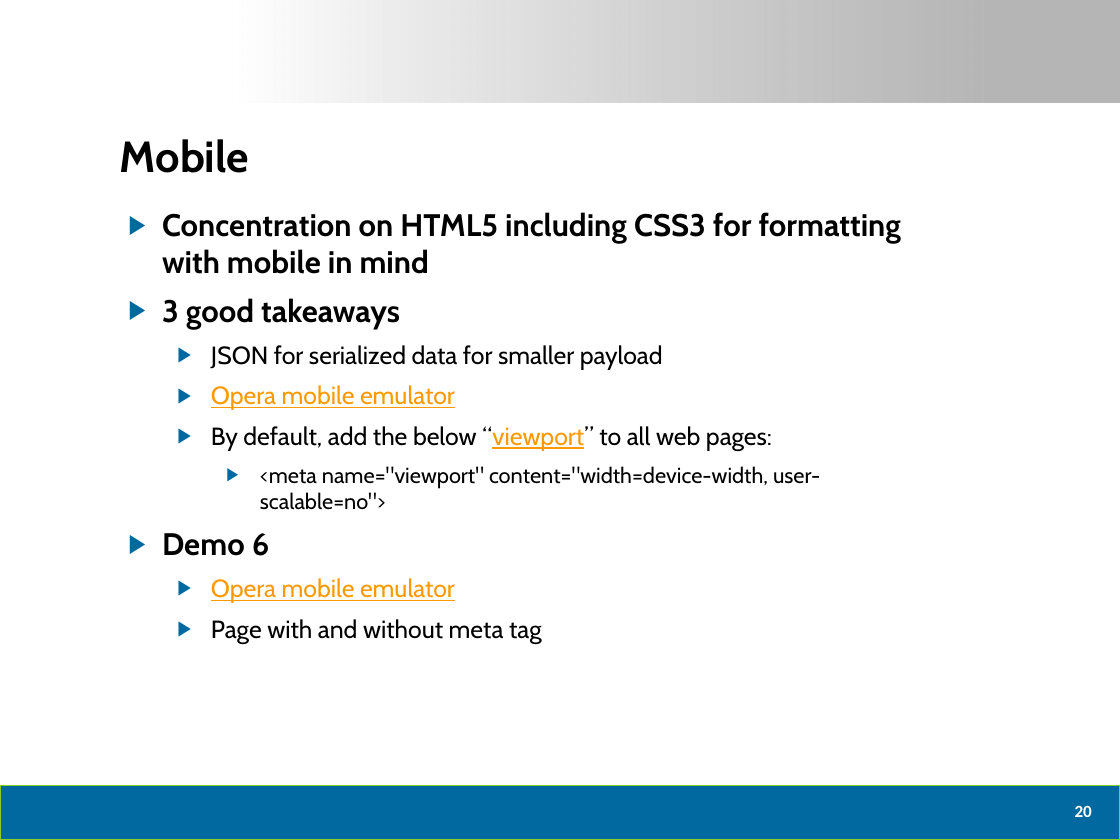
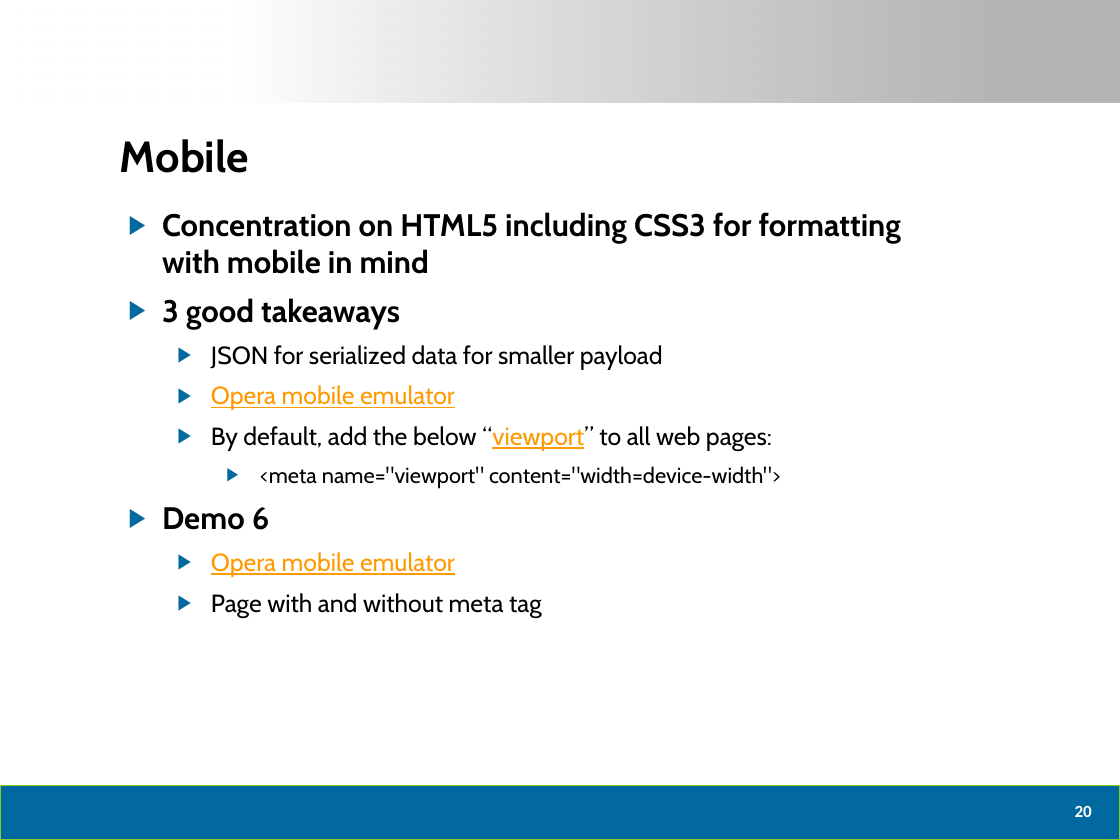
Before and after one commit to dtomyn/HTML5Demo1, a slide deck: slide 21 of Docs/2012 - Live360 Event Review (NEWER).pptx. Drawn at 1120x840 pixels with LibreOffice and Linux fonts; fonts in the diff are those of the drawing; background and template pictures are left out. Boxes give left, top, right and bottom in pixels: in the first picture for what was removed or moved away, otherwise in the second. Text is boxed around its words. In the diff, an @@ line names an element or a change of style, - is before the commit and + after.

```diff
--- a/Docs/2012 - Live360 Event Review (NEWER).pptx
+++ b/Docs/2012 - Live360 Event Review (NEWER).pptx
@@ text at <box>260,466,781,488</box>: text changed @@
-    ▶ <meta name="viewport" content="width=device-width, user-scalable=no">
+    ▶ <meta name="viewport" content="width=device-width">
```
Also in this commit, not shown: 2 other slides changed, 1 other file.
